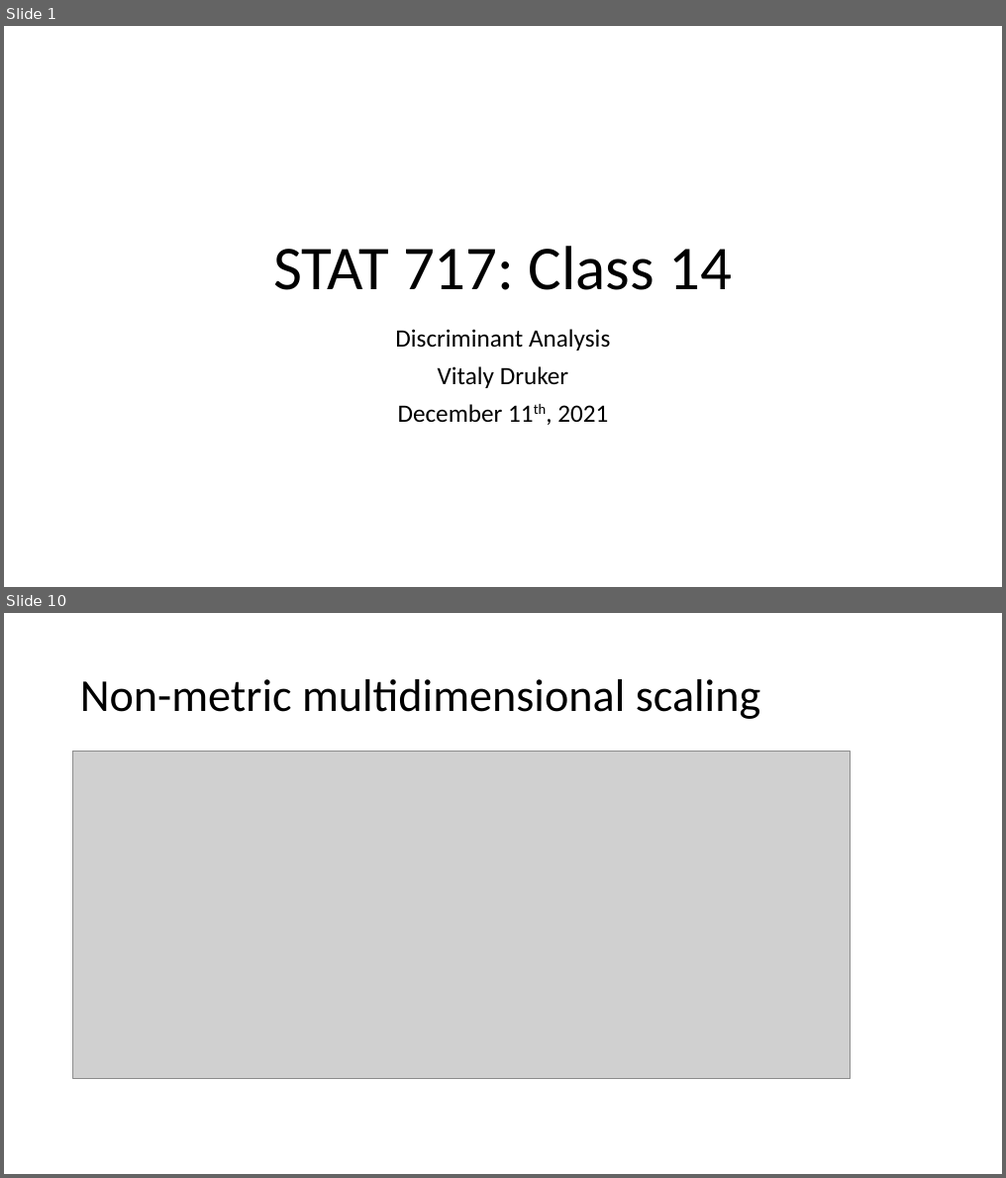
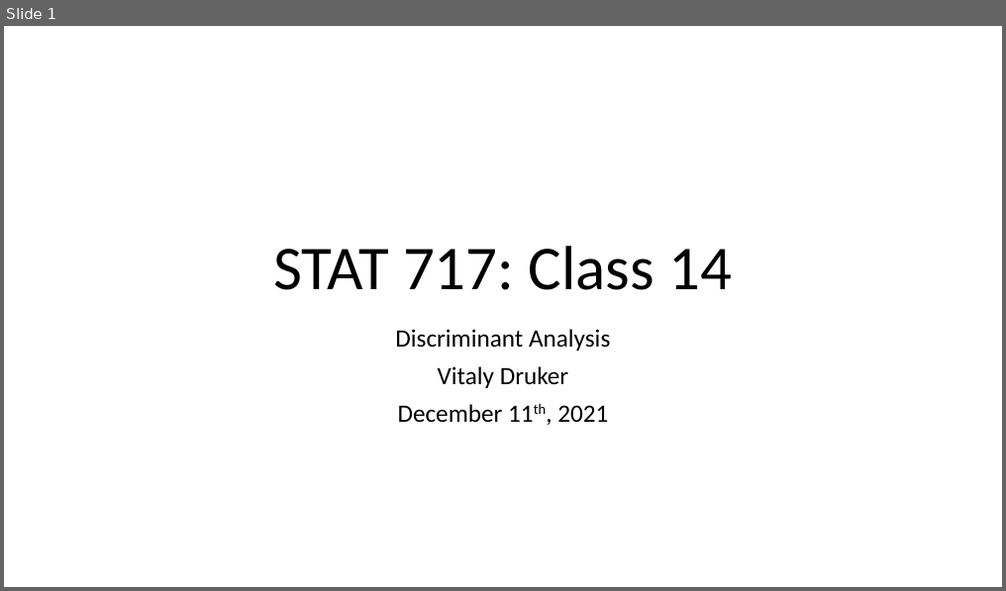
Before and after one commit to hunter-stats/stat717-class-materials, a slide deck: Class 14 Discriminant Analysis.pptx. Shown one above the other, each under a label of ours: slides 1 and 10 before the commit, slide 1 after it; the slides between them are not shown. The pictures are 1006x1178 and 1006x591 pixels, drawn with LibreOffice and Linux fonts; fonts in the diff are those of the drawing; grey boxes stand for pictures. Boxes give left, top, right and bottom in pixels: in the first picture for what was removed or moved away, otherwise in the second. Text is boxed around its words. In the diff, an @@ line names an element or a change of style, - is before the commit and + after.

```diff
--- a/Class 14 Discriminant Analysis.pptx
+++ b/Class 14 Discriminant Analysis.pptx
@@ slide 10 removed at (4,613,1002,1174), background #FFFFFF @@
@@ title removed at (80,679,760,719) @@
-Non-metric multidimensional scaling
@@ picture removed at (73,752,850,1078) @@
```
Also in this commit, not shown: 10 slides added, 20 other slides removed, 3 other files.
